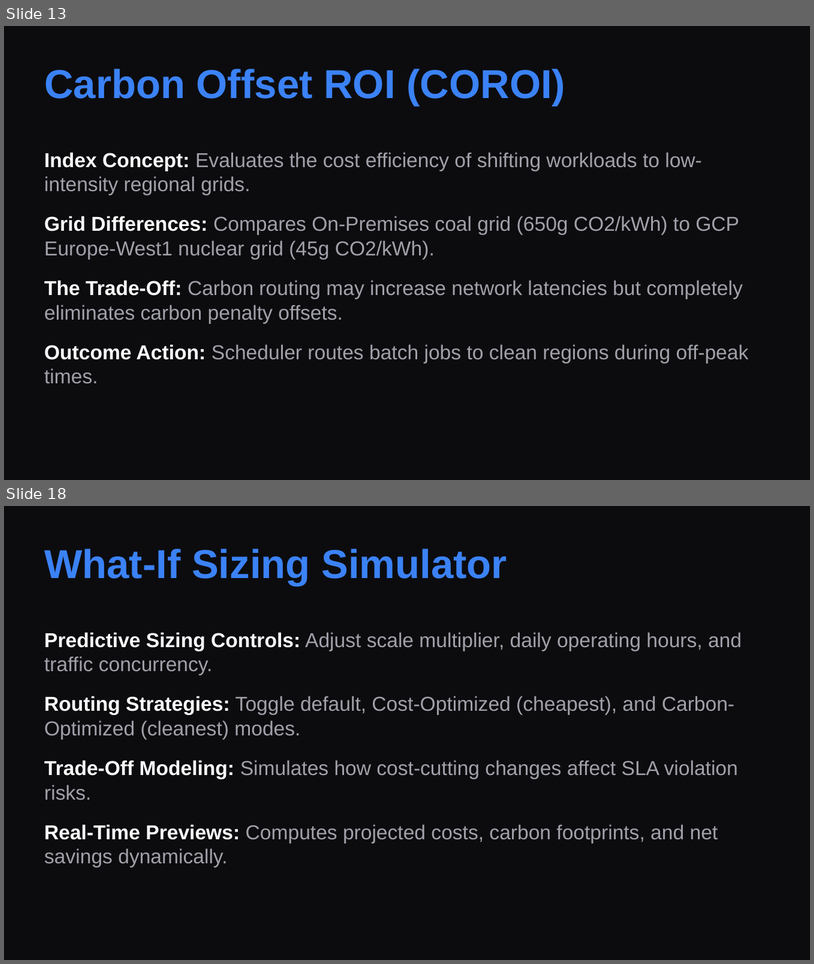
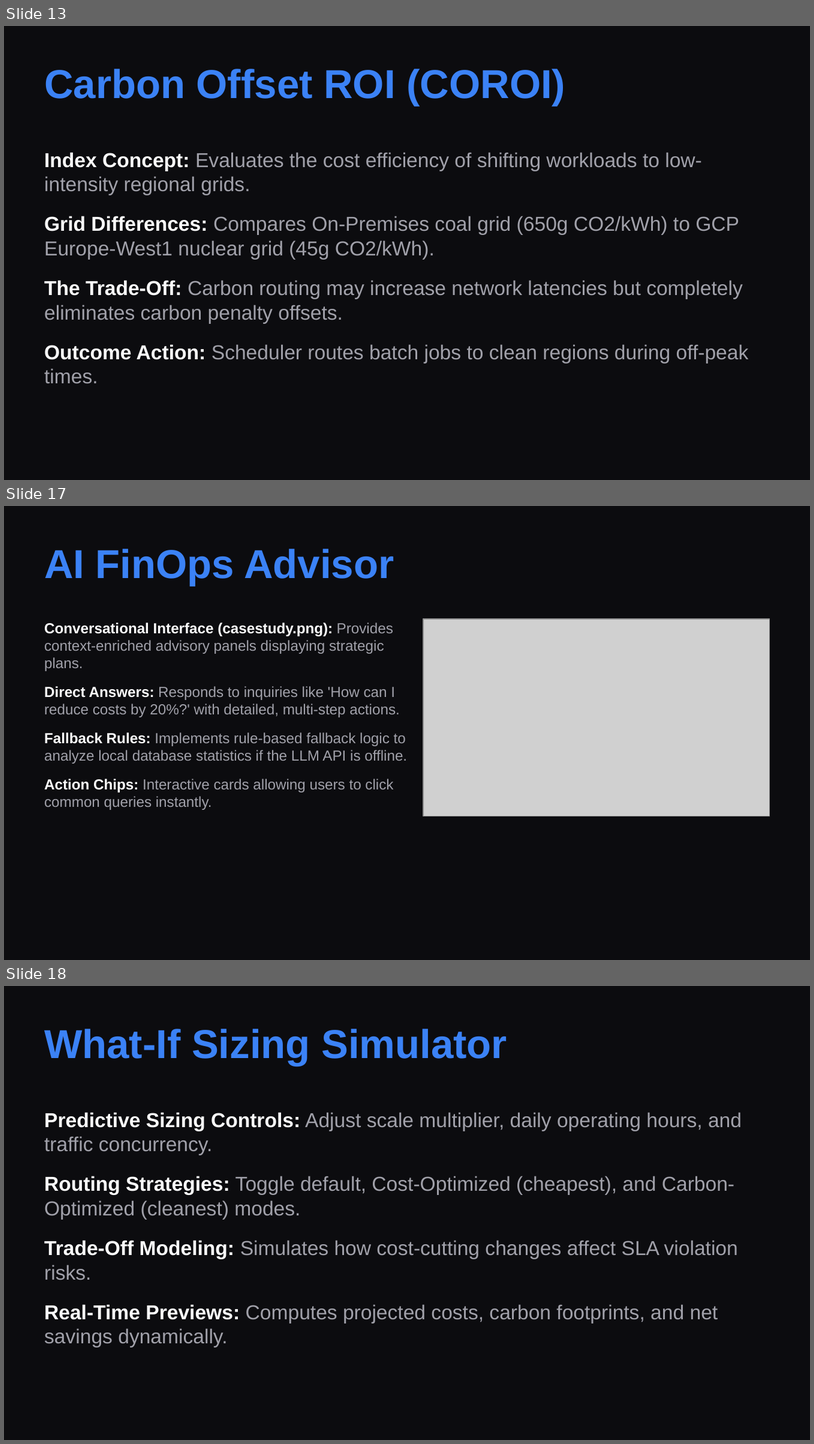
Before and after one commit to Srikanthbanoth7533/aether-gpu-finops, a slide deck: aetherfin_presentation.pptx. Shown one above the other, each under a label of ours: slides 13 and 18 before the commit, slides 13, 17 and 18 after it; the slides between them are not shown. The pictures are 814x964 and 814x1444 pixels, drawn with LibreOffice and Linux fonts; fonts in the diff are those of the drawing; grey boxes stand for pictures. Boxes give left, top, right and bottom in pixels: in the first picture for what was removed or moved away, otherwise in the second. Text is boxed around its words. In the diff, an @@ line names an element or a change of style, - is before the commit and + after.

Commit message:
Embed screenshots directly in PowerPoint slide layouts and update PDF build

```diff
--- a/aetherfin_presentation.pptx
+++ b/aetherfin_presentation.pptx
@@ slide 17 added at [4,506,810,960], background #0C0C0F @@
@@ text added at [44,549,394,586], 36 pt, text #3B82F6, bold @@
+AI FinOps Advisor
@@ text added at [44,622,407,810], 13 pt, text #A1A1AA @@
+Conversational Interface (casestudy.png): Provides context-enriched advisory panels displaying strategic plans.
+Direct Answers: Responds to inquiries like 'How can I reduce costs by 20%?' with detailed, multi-step actions.
+Fallback Rules: Implements rule-based fallback logic to analyze local database statistics if the LLM API is offline.
+Action Chips: Interactive cards allowing users to click common queries instantly.
@@ picture added at [423,619,770,816] @@
```
Also in this commit, not shown: 5 slides changed, 1 other slide added, 2 slides removed, 3 other files.
